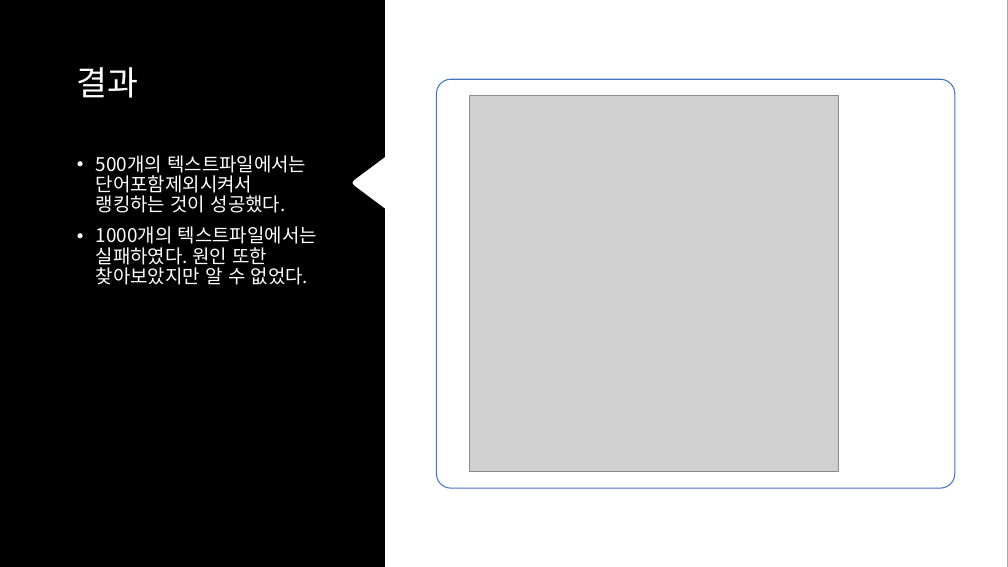
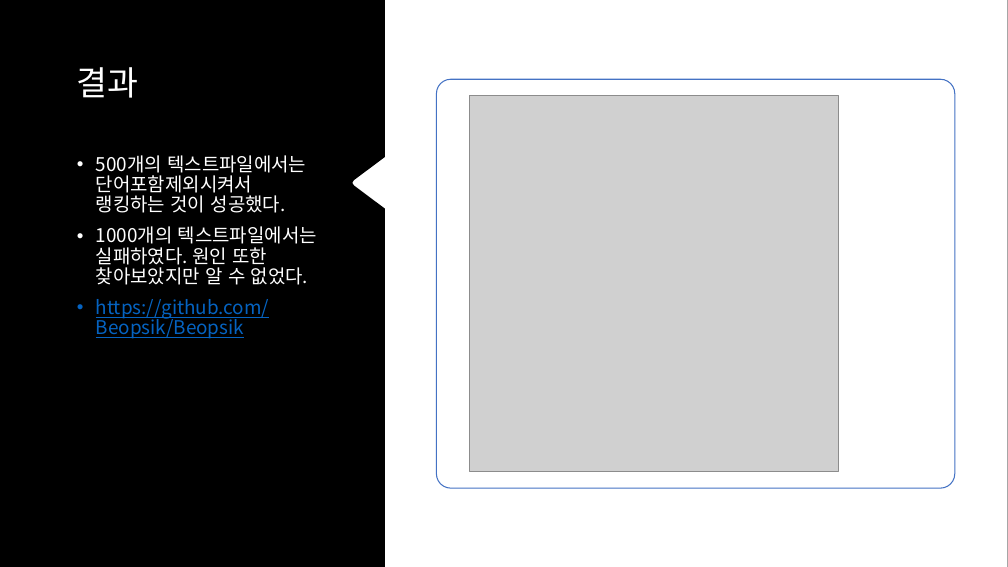
Before and after one commit to Beopsik/Beopsik, a slide deck: slide 17 of 20173765문법식프밍프로젝트파이날.pptx. Drawn at 1008x567 pixels with LibreOffice and Linux fonts; fonts in the diff are those of the drawing; grey boxes stand for pictures. Boxes give left, top, right and bottom in pixels: in the first picture for what was removed or moved away, otherwise in the second. Text is boxed around its words. In the diff, an @@ line names an element or a change of style, - is before the commit and + after.

```diff
--- a/20173765문법식프밍프로젝트파이날.pptx
+++ b/20173765문법식프밍프로젝트파이날.pptx
@@ text at [96, 299, 270, 339]: paragraph added @@
+• https://github.com/Beopsik/Beopsik
```
